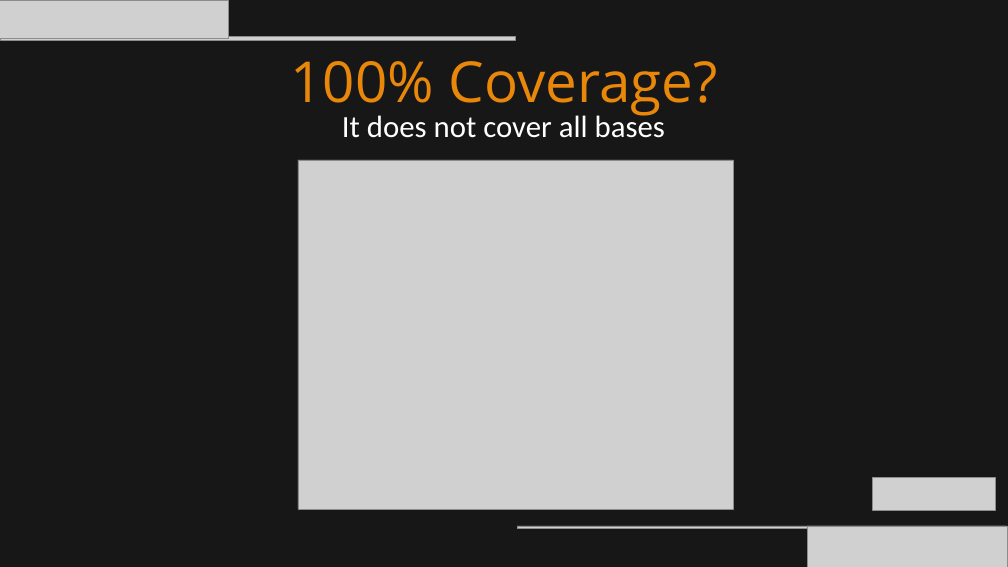
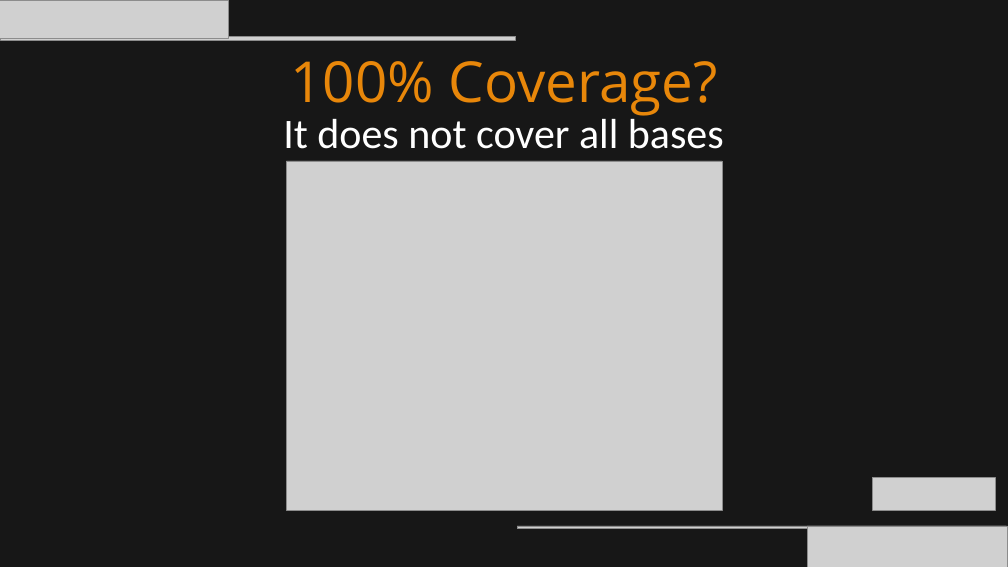
Before and after one commit to itenium-be/UnitTesting, a slide deck: slide 9 of UnitTesting-New.pptx. Drawn at 1008x567 pixels with LibreOffice and Linux fonts; fonts in the diff are those of the drawing; grey boxes stand for pictures. Boxes give left, top, right and bottom in pixels: in the first picture for what was removed or moved away, otherwise in the second. Text is boxed around its words. In the diff, an @@ line names an element or a change of style, - is before the commit and + after.

```diff
--- a/UnitTesting-New.pptx
+++ b/UnitTesting-New.pptx
@@ text "It does not cover all ..." at [283, 113, 724, 149]: size 44 to 60 pt @@
@@ picture: place and size @@
-picture at [298, 160, 733, 509]
+picture at [286, 161, 722, 510]
```
Also in this commit, not shown: 8 other slides changed, 6 slides added.
